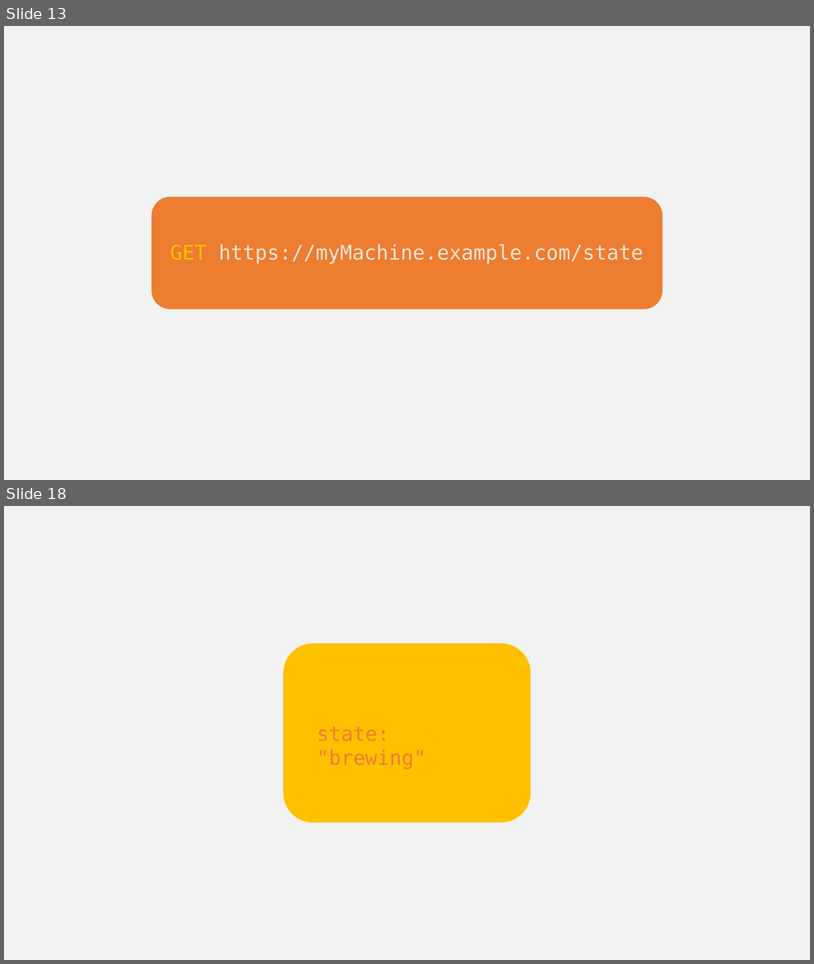
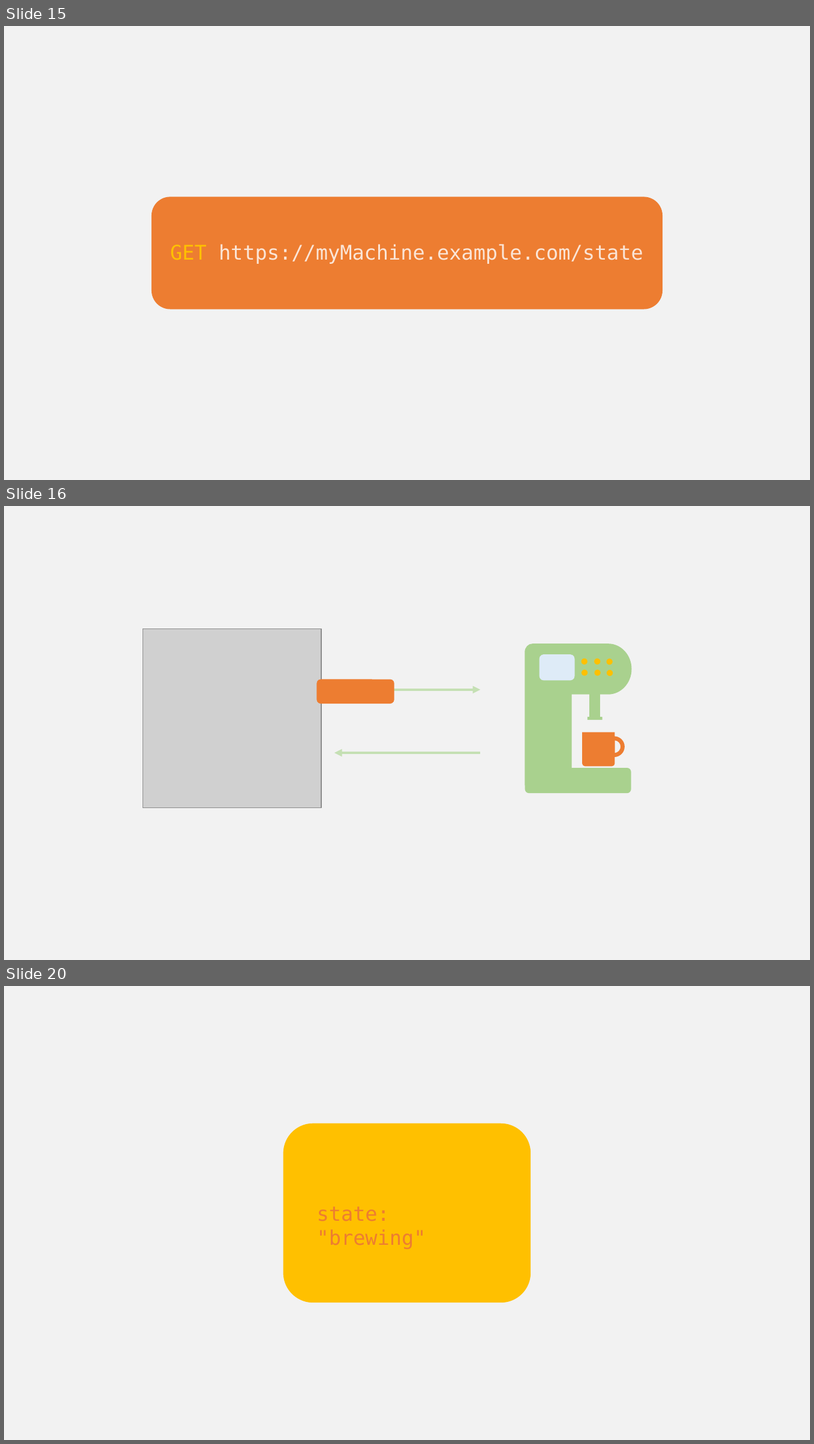
Before and after one commit to w3c/wot-cg, a slide deck: Tutorials/whatiswot/14-Interaction_Affordances/14-Interaction_Affordances.pptx. Shown one above the other, each under a label of ours: slides 13 and 18 before the commit, slides 15, 16 and 20 after it; the slides between them are not shown. The pictures are 814x964 and 814x1444 pixels, drawn with LibreOffice and Linux fonts; fonts in the diff are those of the drawing; grey boxes stand for pictures. Boxes give left, top, right and bottom in pixels: in the first picture for what was removed or moved away, otherwise in the second. Text is boxed around its words. In the diff, an @@ line names an element or a change of style, - is before the commit and + after.

```diff
--- a/Tutorials/whatiswot/14-Interaction_Affordances/14-Interaction_Affordances.pptx
+++ b/Tutorials/whatiswot/14-Interaction_Affordances/14-Interaction_Affordances.pptx
@@ slide 16 added at (4,506,810,960), background #F2F2F2 @@
@@ picture added at (143,629,321,807) @@
@@ rounded rectangle added at (317,679,394,703), fill #ED7D31 @@
@@ arrow added from (335, 690) to (481, 690), #C5E0B4 3 pt @@
@@ group added at (525,643,632,793): 6 ellipses, 2 freeform shapes, 2 rounded rectangles @@
@@ arrow added from (481, 753) to (335, 753), #C5E0B4 3 pt @@
@@ what was slide 13 is now slide 15 @@
@@ what was slide 18 is now slide 20 @@
```
Also in this commit, not shown: 4 slides changed, 21 other slides added, 17 slides removed.
